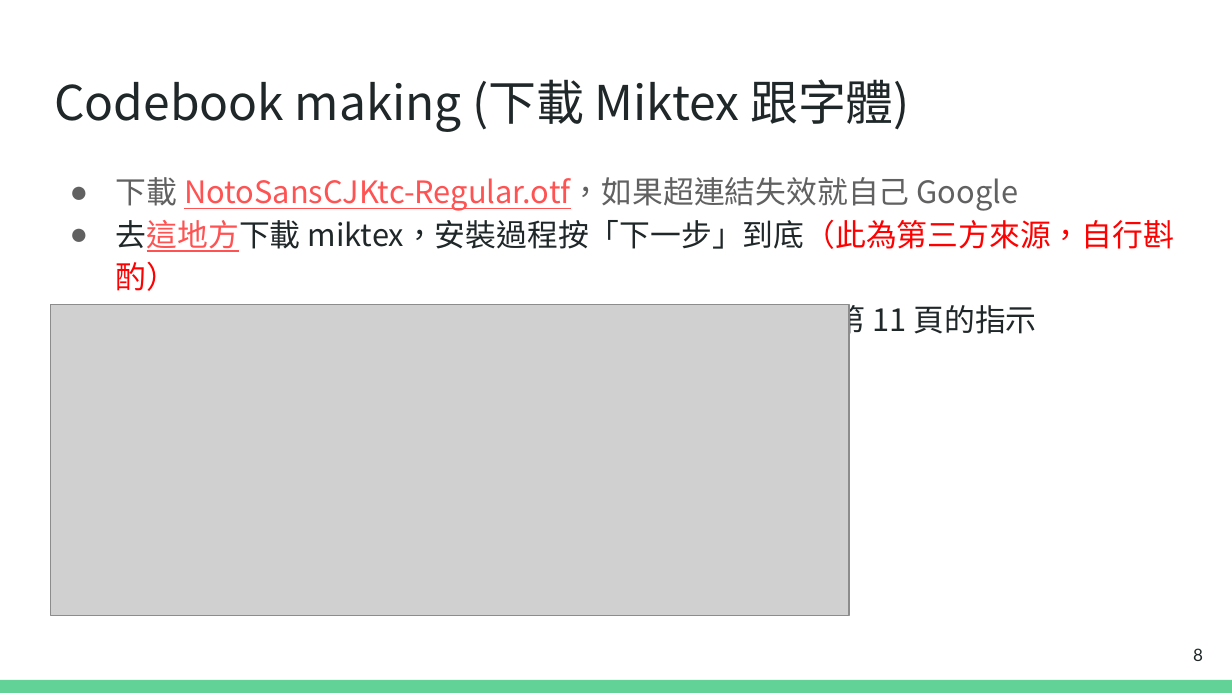
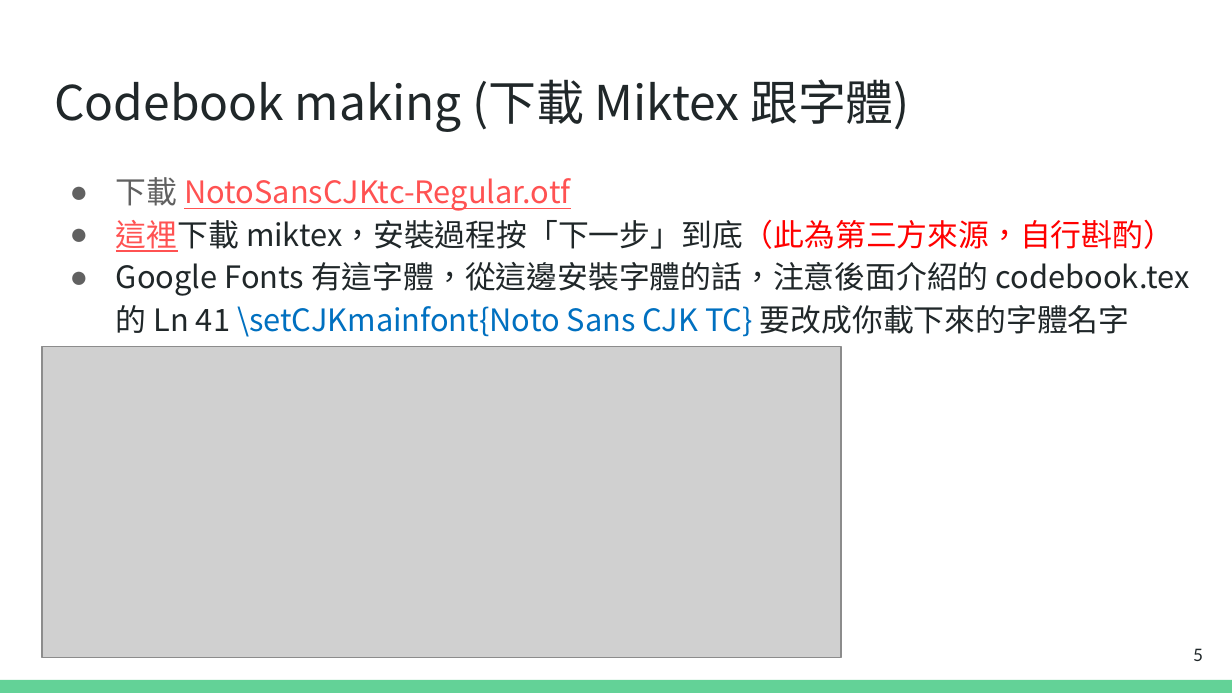
Before and after one commit to terry25031069/NTPU_codebook, a slide deck: slide 5 of tutorial/codebook_tutorial.pptx (slide 8 before the commit). Drawn at 1232x693 pixels with LibreOffice and Linux fonts; fonts in the diff are those of the drawing; grey boxes stand for pictures. Boxes give left, top, right and bottom in pixels: in the first picture for what was removed or moved away, otherwise in the second. Text is boxed around its words. In the diff, an @@ line names an element or a change of style, - is before the commit and + after.

```diff
--- a/tutorial/codebook_tutorial.pptx
+++ b/tutorial/codebook_tutorial.pptx
@@ text at (116, 177, 1190, 337): text changed @@
-● 下載 NotoSansCJKtc-Regular.otf，如果超連結失效就自己 Google
-● 去這地方下載 miktex，安裝過程按「下一步」到底（此為第三方來源，自行斟酌）
-● Google Fonts 有這字體，從這邊安裝字體的話請注意第 11 頁的指示
+● 下載 NotoSansCJKtc-Regular.otf
+● 這裡下載 miktex，安裝過程按「下一步」到底（此為第三方來源，自行斟酌）
+● Google Fonts 有這字體，從這邊安裝字體的話，注意後面介紹的 codebook.tex 的 Ln 41 \setCJKmainfont{Noto Sans CJK TC} 要改成你載下來的字體名字
@@ picture: place and size @@
-picture at (51, 304, 850, 615)
+picture at (42, 346, 841, 657)
@@ page number at (1193, 648, 1203, 661): text changed @@
-8
+5
```
Also in this commit, not shown: 5 other slides changed, 3 slides added, 12 slides removed, 4 other files.
